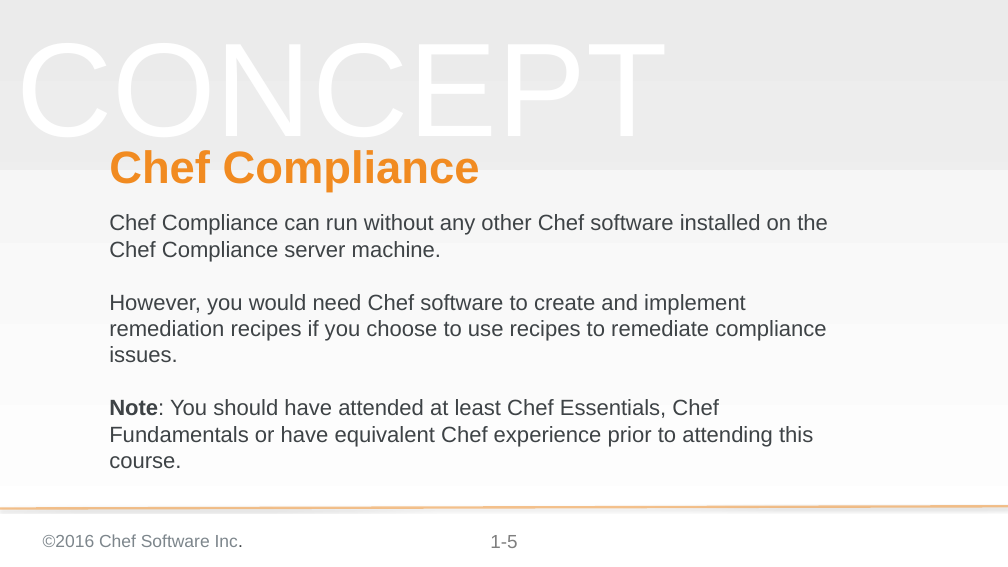
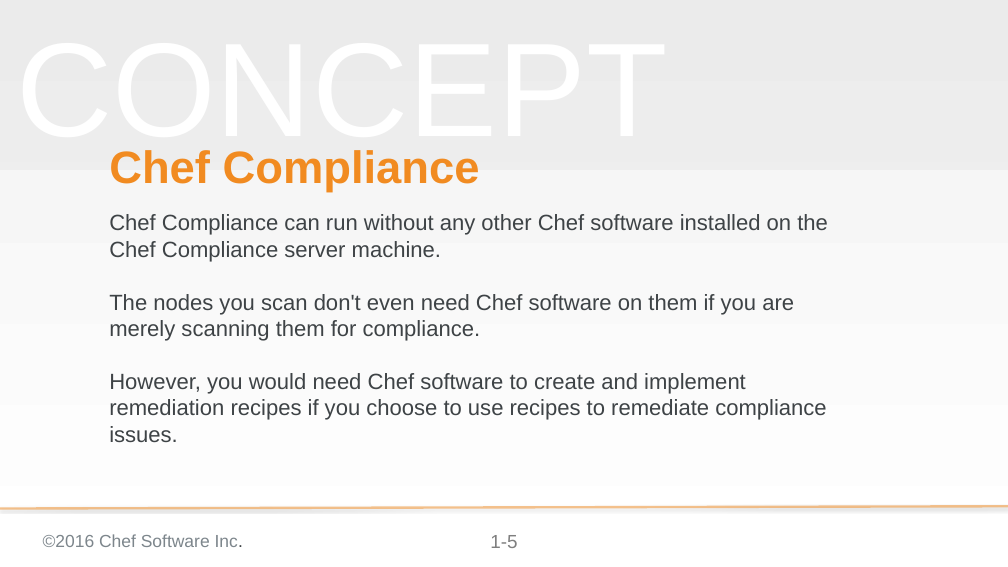
Before and after one commit to bchamby/chef-compliance-installation-configuration-operation, a slide deck: slide 5 of 01-Intro.pptx. Drawn at 1008x567 pixels with LibreOffice and Linux fonts; fonts in the diff are those of the drawing; background and template pictures are left out. Boxes give left, top, right and bottom in pixels: in the first picture for what was removed or moved away, otherwise in the second. Text is boxed around its words. In the diff, an @@ line names an element or a change of style, - is before the commit and + after.

```diff
--- a/01-Intro.pptx
+++ b/01-Intro.pptx
@@ subtitle at <box>109,294,794,341</box>: paragraph added @@
+The nodes you scan don't even need Chef software on them if you are merely scanning them for compliance.
@@ subtitle at <box>109,399,813,468</box>: paragraph removed @@
-Note: You should have attended at least Chef Essentials, Chef Fundamentals or have equivalent Chef experience prior to attending this course.
```
Also in this commit, not shown: 4 other slides changed, 1 slide added.
